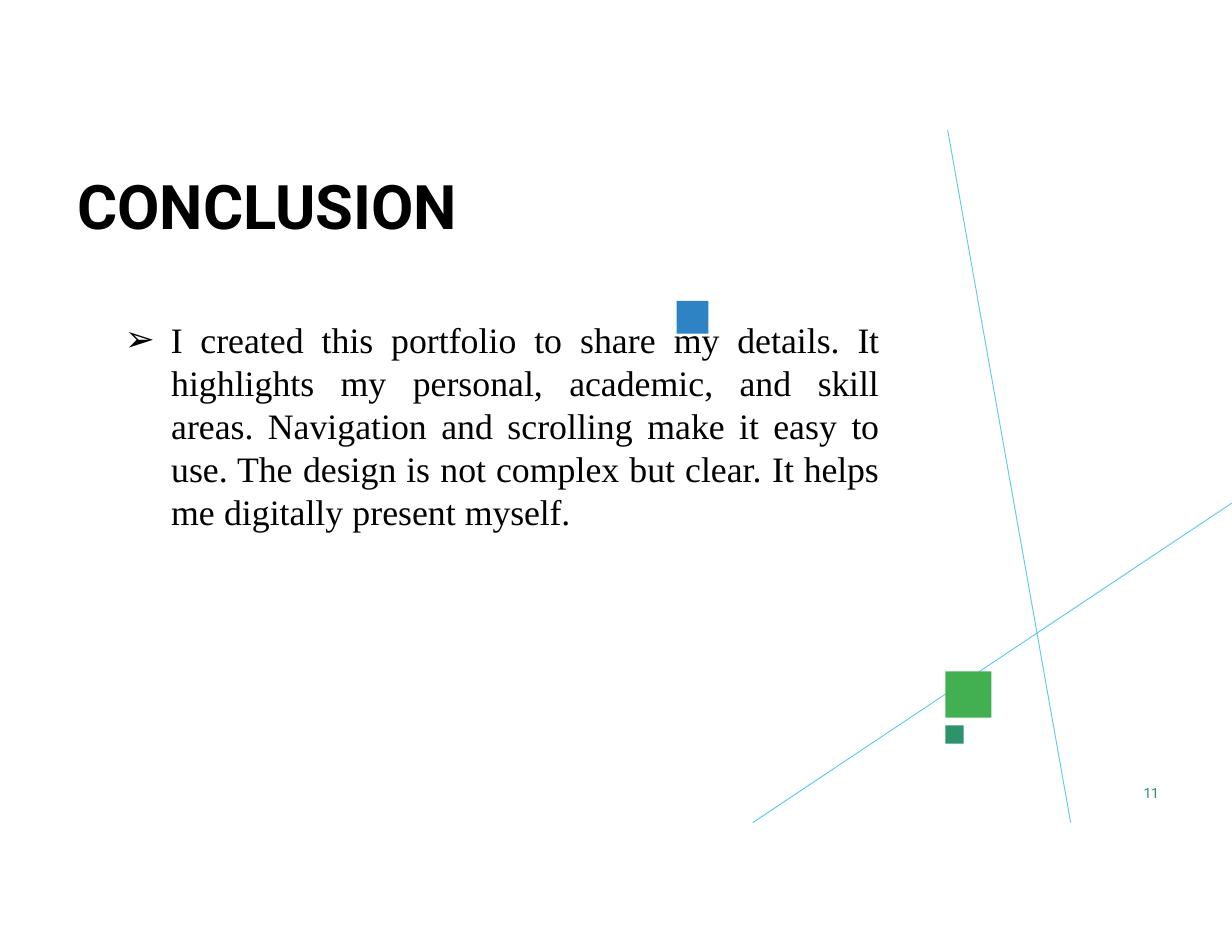
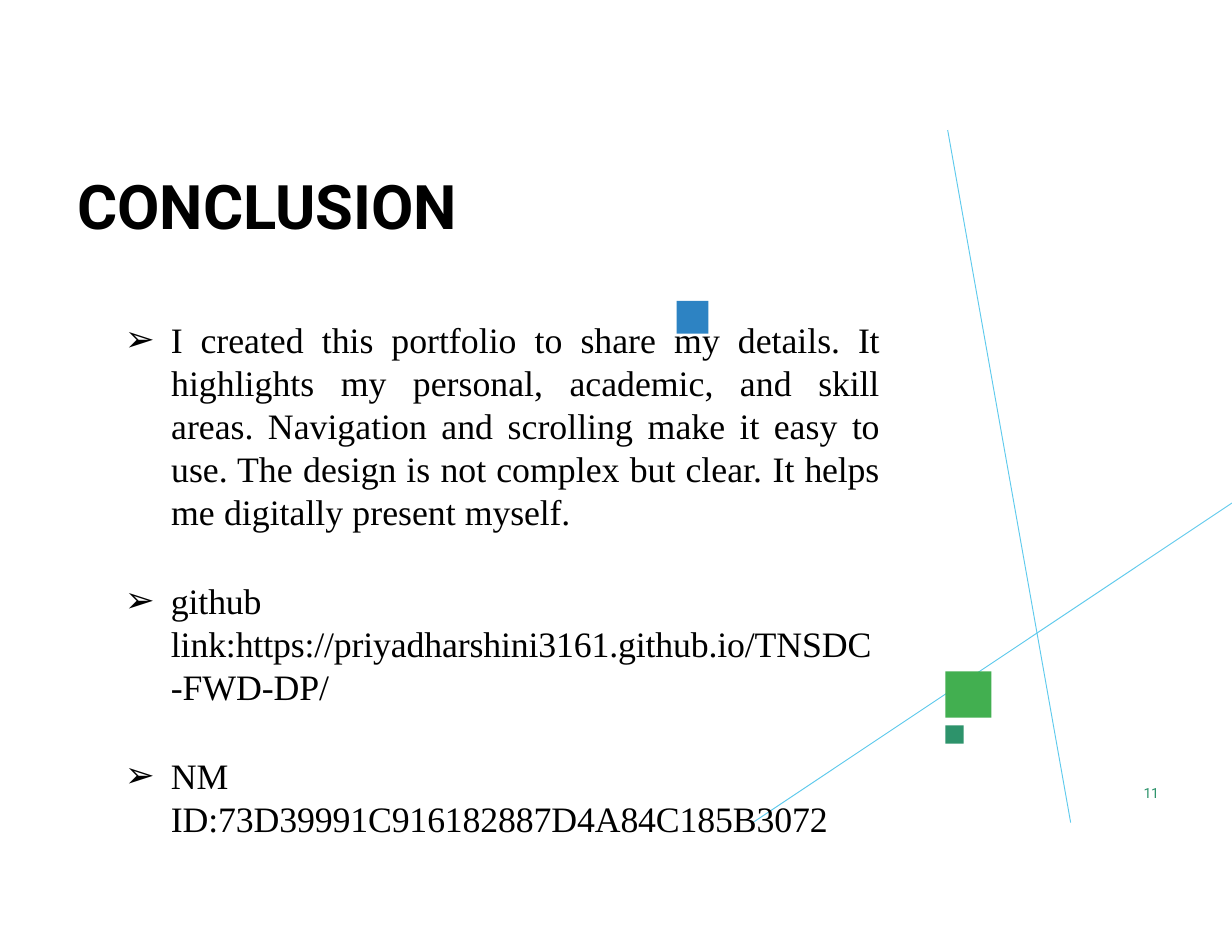
Before and after one commit to Priyadharshini3161/TNSDC-FWD-DP, a slide deck: slide 11 of portfolio.pptx. Drawn at 1232x952 pixels with LibreOffice and Linux fonts; fonts in the diff are those of the drawing; background and template pictures are left out. Boxes give left, top, right and bottom in pixels: in the first picture for what was removed or moved away, otherwise in the second. Text is boxed around its words. In the diff, an @@ line names an element or a change of style, - is before the commit and + after.

```diff
--- a/portfolio.pptx
+++ b/portfolio.pptx
@@ text at [171, 326, 880, 532]: line spacing 1 to 1 @@
@@ text at [171, 589, 871, 833]: paragraphs added @@
+➢ github link:https://priyadharshini3161.github.io/TNSDC-FWD-DP/
+➢ NM ID:73D39991C916182887D4A84C185B3072
```
Also in this commit, not shown: 10 other slides changed.
